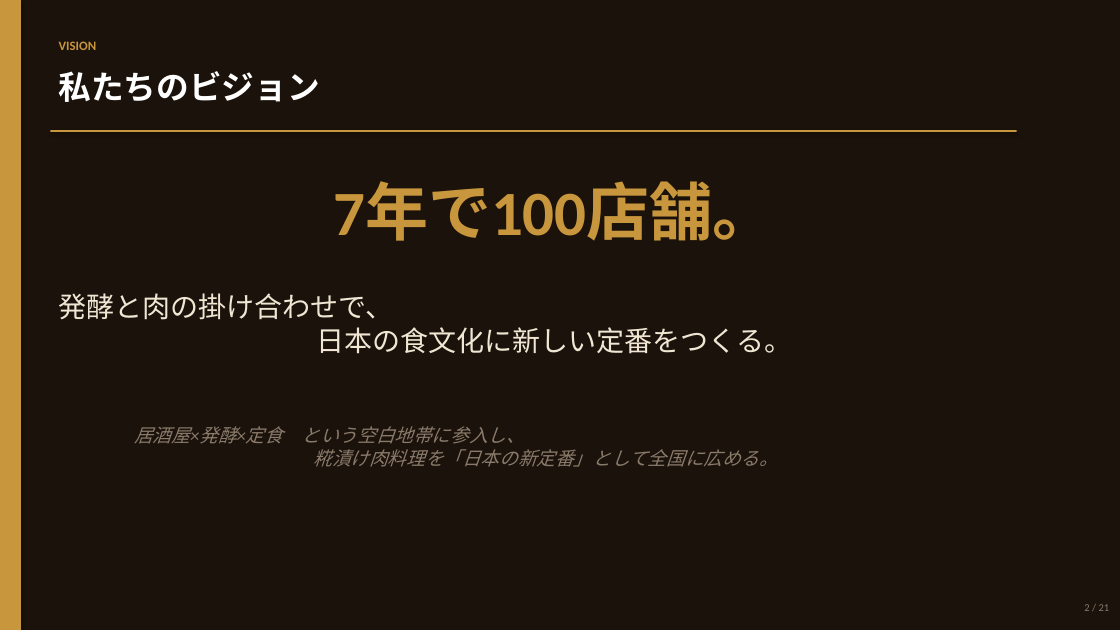
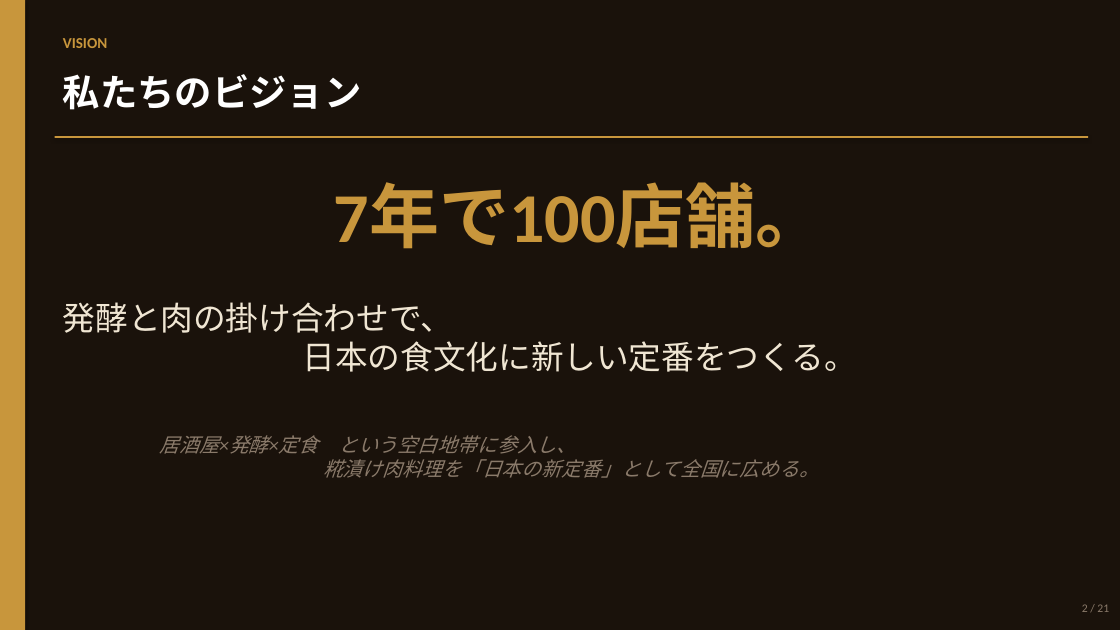
Before and after one commit to hunkotusaisinryo-lab/test-repo, a slide deck: slide 2 of reports/肉酒場然_事業計画書_20260605.pptx. Drawn at 1120x630 pixels with LibreOffice and Linux fonts; fonts in the diff are those of the drawing. Boxes give left, top, right and bottom in pixels: in the first picture for what was removed or moved away, otherwise in the second. Text is boxed around its words. In the diff, an @@ line names an element or a change of style, - is before the commit and + after.

```diff
--- a/reports/肉酒場然_事業計画書_20260605.pptx
+++ b/reports/肉酒場然_事業計画書_20260605.pptx
@@ rectangle resized from (x1=0, y1=0, x2=21, y2=630) to (x1=0, y1=0, x2=25, y2=630) @@
@@ text "VISION" at (x1=63, y1=38, x2=107, y2=48): size 11 to 13 pt @@
@@ text "私たちのビジョン" at (x1=63, y1=74, x2=362, y2=110): size 28 to 32 pt @@
@@ rectangle resized from (x1=50, y1=130, x2=1017, y2=132) to (x1=55, y1=136, x2=1088, y2=138) @@
@@ text "7年で100店舗。" at (x1=334, y1=183, x2=826, y2=249): size 54 to 60 pt @@
@@ text "発酵と肉の掛け合わせで、 日本の食文化に新しい定番をつくる。" moved from (x1=59, y1=293, x2=793, y2=354) to (x1=63, y1=302, x2=857, y2=372) @@
@@ text "発酵と肉の掛け合わせで、 日本の食文化に新しい定番をつくる。" at (x1=63, y1=302, x2=857, y2=372): size 24 to 28 pt @@
@@ text "居酒屋×発酵×定食 という空白地帯に参入し、 糀漬け肉料理を「日本の新定番」として全国に広める。" moved from (x1=134, y1=426, x2=779, y2=467) to (x1=159, y1=435, x2=819, y2=478) @@
@@ text "居酒屋×発酵×定食 という空白地帯に参入し、 糀漬け肉料理を「日本の新定番」として全国に広める。" at (x1=159, y1=435, x2=819, y2=478): size 16 to 17 pt @@
@@ text "2 / 21" at (x1=1082, y1=604, x2=1109, y2=612): size 9 to 10 pt @@
```
Also in this commit, not shown: 20 other slides changed, 1 other file.
